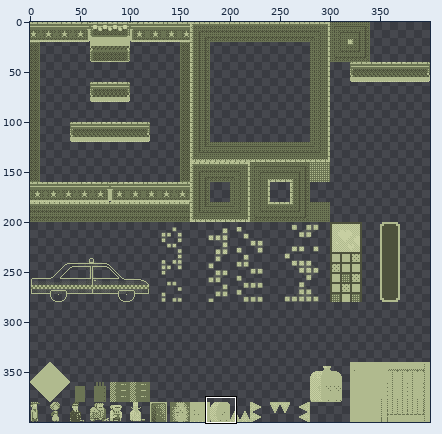
A sprite sheet gets an edit: SuperLemonadeFactory1989/SuperLemonadeFactory1989Content/Lemonade/tiles_newyork.png. Above, an overview of the earlier version with the close-up marked.
Close-up. Before the commit:
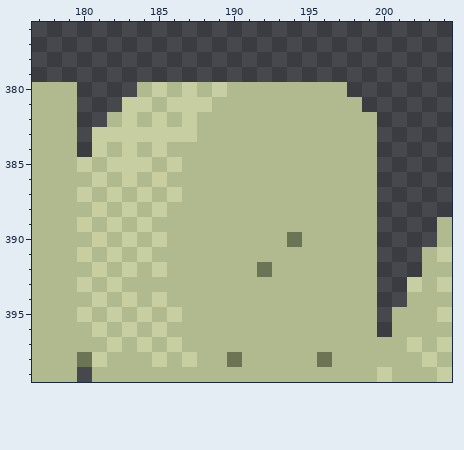
The file is 400x400 pixels. Pixels under 10% opacity are left out. Colours within 5 levels of each other are drawn and written as one. Shown: x 177..204, y 376..399.
Now the later version:
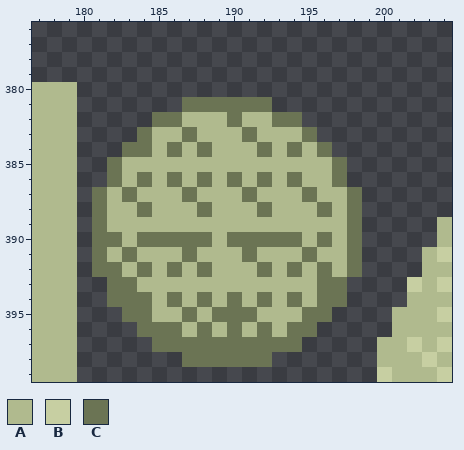
Palette (. is transparent): A #b0ba8e  B #c7cfa2  C #6b7454
Changes in this commit:
@@ x 177..204 @@
 379 ............................
-380 AAA....ABABABAAAAAAAA.......
-381 AAA...BBABBBAAAAAAAAAA......
-382 AAA..ABABABAAAAAAAAAAAA.....
-383 AAA.BBBBBBBAAAAAAAAAAAA.....
-384 AAA.BABABAAAAAAAAAAAAAA.....
-385 AAABABBBABAAAAAAAAAAAAA.....
-386 AAAABABABAAAAAAAAAAAAAA.....
-387 AAABABABABAAAAAAAAAAAAA.....
-388 AAAABABABAAAAAAAAAAAAAA.....
-389 AAABABABAAAAAAAAAAAAAAA....A
-390 AAAABABABAAAAAAAACAAAAA....A
-391 AAABABABAAAAAAAAAAAAAAA...AB
-392 AAAABABABAAAAAACAAAAAAA...AA
-393 AAABABAAAAAAAAAAAAAAAAA..BAB
-394 AAAABABABAAAAAAAAAAAAAA..AAA
-395 AAABABABABAAAAAAAAAAAAA.AAAB
-396 AAAABABABAAAAAAAAAAAAAA.AAAA
-397 AAAAABABABAAAAAAAAAAAAAAABAB
-398 AAACBAAABABAACAAAAACAAAAAABA
-399 AAA.AAAAAAAAAAAAAAAAAAABAAAB
+380 AAA.........................
+381 AAA.......CCCCCC............
+382 AAA.....CCAAACAACC..........
+383 AAA....CAACAAACAAAC.........
+384 AAA...CCACACAAACACAC........
+385 AAA..CAAAAAAAAAAAAAAC.......
+386 AAA..CACACACACACACAAC.......
+387 AAA.CACAAACAAACAAACAAC......
+388 AAA.CAACAAACAAACAAACAC......
+389 AAA.CAAAAAAAAAAAAAAAAC.....A
+390 AAA.CCACCCCCACCCCCACAC.....A
+391 AAA.CACAAACAAACAAACAAC....AB
+392 AAA.CCACACACAAACACACAC....AA
+393 AAA..CCAAAAAAAAAAAACC....BAB
+394 AAA..CCCACACACACACACC....AAA
+395 AAA...CCAACACCCAAACC....AAAB
+396 AAA....CCCACACACACC.....AAAA
+397 AAA.....CCCCCCCCCC.....AABAB
+398 AAA.......CCCCCC.......AAABA
+399 AAA....................BAAAB
Pixel boxes of the changes (left, top, right, bottom) in both close-ups:
changed: (77, 82, 377, 382)
